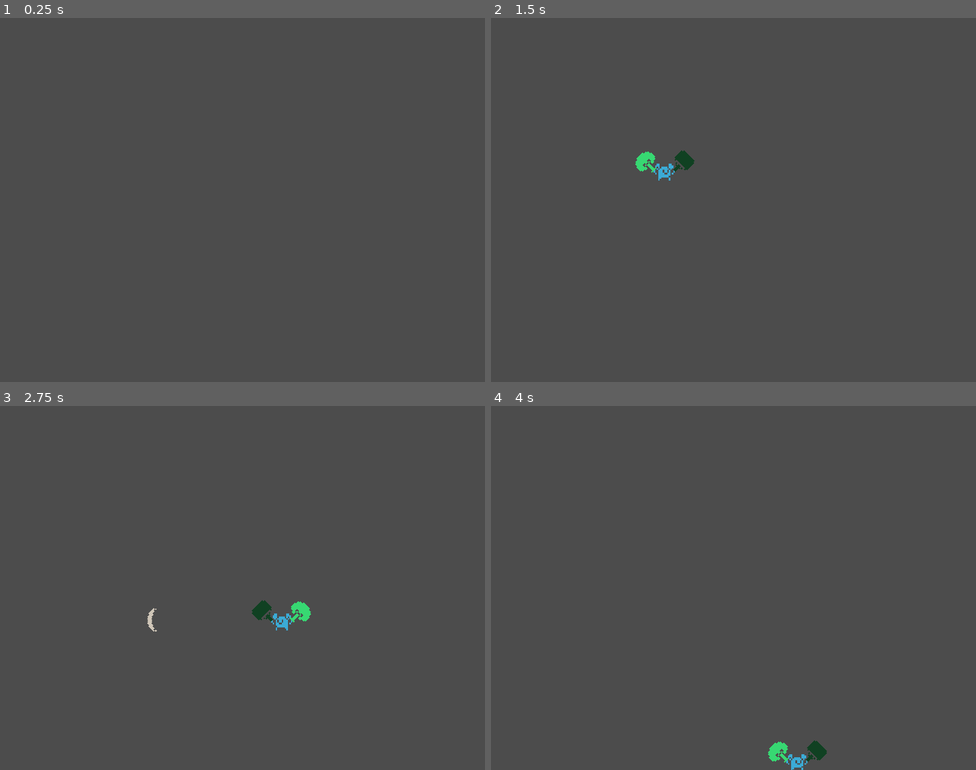
Above: before the commit, frames 1-4 (two rows, left to right).
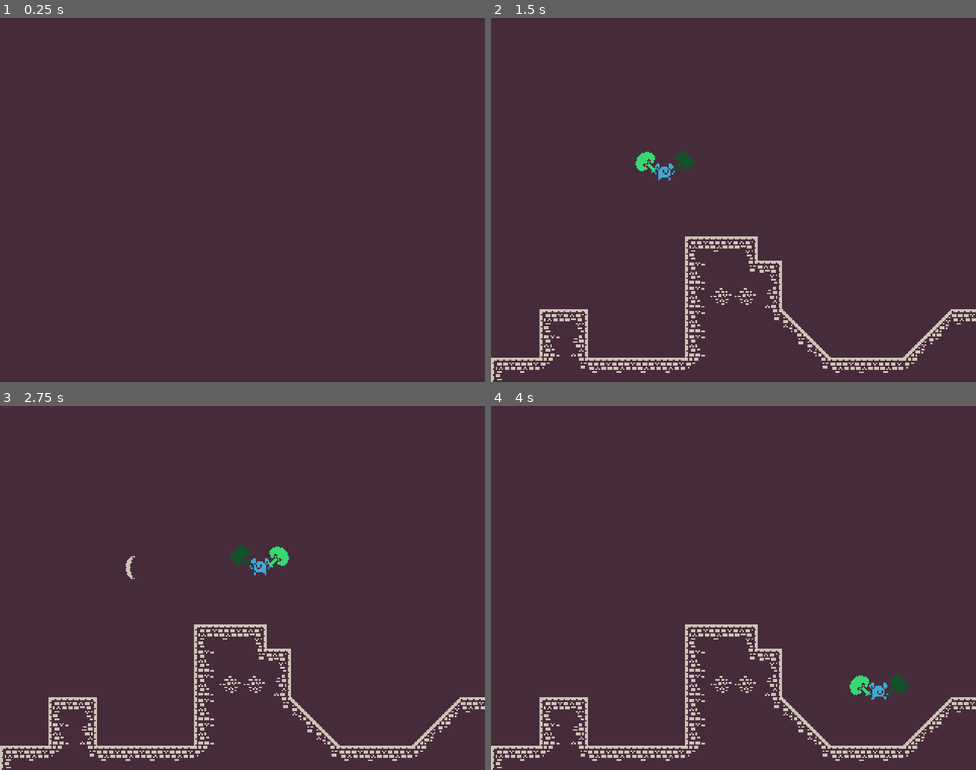
Above: after the commit, the same moments.

Repository: BasicLich/MizJam01
Game: Godot game, scene res://Main.tscn
The game is run twice, just before and just after one commit, with the same random seed, the same clock (stepped at 60 frames per second) and the same inputs.
Inputs:
- Up to frame 1 (0.25 s): no input
- Up to frame 2 (1.5 s): tap Enter (ui_accept) at 0.5, 0.8, 1.35 s; hold Right (ui_right) from 0.53 s (still down); tap X (attack) at 0.6 s; tap Z (jump, bound only after the commit) at 0.77, 1.07 s
- Up to frame 3 (2.75 s): tap Z (jump, bound only after the commit) at 1.52, 1.55, 1.82, 2.1 s; release Right (ui_right) at 2.03 s; hold Left (ui_left) from 2.03 s (still down); tap X (attack) at 2.3 s
- Up to frame 4 (4 s): release Left (ui_left) at 2.78 s; hold Right (ui_right) from 2.78 s (still down); tap X (attack) at 2.85 s; tap Z (jump, bound only after the commit) at 3.02, 3.32, 3.77, 3.8 s; tap Enter (ui_accept) at 3.05, 3.6 s

The runs differ from the first frame. In frame 1, 100% of the frame differs, in the area x 0-100%, y 0-100%; in frame 2, 100%; in frame 3, 100%; in frame 4, 100%.

Commit message:
Added tileset. Added downwards fan strike.

Diff:
--- a/Gameplay.tscn
+++ b/Gameplay.tscn
@@ -1,20 +1,19 @@
 [gd_scene load_steps=3 format=2]
 
 [ext_resource path="res://Player/Player.tscn" type="PackedScene" id=1]
-
-[sub_resource type="RectangleShape2D" id=1]
-extents = Vector2( 48, 16 )
+[ext_resource path="res://SharedAssets/MainTileset.tres" type="TileSet" id=2]
 
 [node name="Gameplay" type="Node2D"]
 __meta__ = {
 "_edit_lock_": true
 }
 
+[node name="TileMap" type="TileMap" parent="."]
+tile_set = ExtResource( 2 )
+cell_size = Vector2( 16, 16 )
+cell_quadrant_size = 8
+format = 1
+tile_data = PoolIntArray( 589832, 0, 0, 589833, 0, 1, 589834, 0, 2, 655368, 0, 65536, 655369, 0, 131075, 655370, 0, 65539, 655371, 0, 2, 720904, 0, 65536, 720905, 0, 65537, 720906, 0, 65537, 720907, 0, 65538, 786434, 0, 0, 786435, 0, 2, 786440, 0, 65536, 786443, 0, 65539, 786444, 2, 0, 786450, 1, 0, 786451, 0, 1, 851970, 0, 65536, 851971, 0, 65538, 851976, 0, 65536, 851980, 0, 65539, 851981, 2, 0, 851985, 1, 0, 851986, 0, 65540, 917504, 0, 0, 917505, 0, 1, 917506, 0, 65540, 917507, 0, 65539, 917508, 0, 1, 917509, 0, 1, 917510, 0, 1, 917511, 0, 1, 917512, 0, 65540, 917517, 0, 65539, 917518, 0, 1, 917519, 0, 1, 917520, 0, 1, 917521, 0, 65540 )
+
 [node name="Player" parent="." instance=ExtResource( 1 )]
 position = Vector2( 114.023, 49.1369 )
-
-[node name="StaticBody2D" type="StaticBody2D" parent="."]
-position = Vector2( 96, 136 )
-
-[node name="CollisionShape2D" type="CollisionShape2D" parent="StaticBody2D"]
-shape = SubResource( 1 )
--- a/Player/Player.gd
+++ b/Player/Player.gd
@@ -5,7 +5,7 @@
 	"down": "ui_down",
 	"left": "ui_left",
 	"right": "ui_right",
-	"jump": "ui_accept",
+	"jump": "jump",
 	"attack": "attack"
 }
 
@@ -13,8 +13,10 @@
 
 const WindGust = preload("res://Player/WindGust.tscn")
 
+const SNAP = Vector2(0, 12)
 const MAX_FALL_SPEED = 148
 const FAN_STRIKE_RECOIL_SPEED = 256
+const FAN_STRIKE_VERTICAL_RECOIL_SPEED = 164
 onready var gravity = 10
 onready var speed = 72
 onready var jump_speed = 200
@@ -22,12 +24,14 @@
 
 onready var velocity = Vector2()
 onready var face_direction = 1
+onready var strike_dir = Vector2()
 
 onready var state_machine = $StateMachine
 onready var animation_player = $AnimationPlayer
 onready var body = $Body
 onready var fan_strike_timer = $FanStrikeTimer
 onready var wind_slash_spawn = $Body/WindSlashSpawn
+onready var wind_slash_spawn_down = $Body/WindSlashSpawnDown
 onready var attack_cooldown_timer = $AttackCooldownTimer
 
 func _ready():
@@ -44,7 +48,10 @@
 
 	# Stop vertical movement during fan strike
 	if state_machine.state == state_machine.States.FAN_STRIKE:
-		velocity.y = 0
+		if strike_dir == Vector2.DOWN:
+			velocity.x = 0
+		else:
+			velocity.y = 0
 
 	# Movement
 	if can_move():
@@ -64,7 +71,11 @@
 		if can_jump():
 			jump()
 
-	velocity.y = move_and_slide(velocity, Vector2.UP).y
+	if state_machine.state == state_machine.States.JUMP \
+			or strike_dir == Vector2.DOWN:
+		velocity.y = move_and_slide(velocity, Vector2.UP, true).y
+	else:
+		velocity.y = move_and_slide_with_snap(velocity, SNAP, Vector2.UP, true).y
 
 	# Limit fall speed
 	if velocity.y > MAX_FALL_SPEED:
@@ -85,21 +96,32 @@
 		and attack_cooldown_timer.is_stopped()
 
 func fan_strike():
-	state_machine.set_state(state_machine.States.FAN_STRIKE)
 	fan_strike_timer.start()
 	attack_cooldown_timer.start()
 	var wind_slash = WindGust.instance()
 	get_parent().add_child(wind_slash)
-	wind_slash.global_position = wind_slash_spawn.global_position
-	var slash_speed = 212
-	if face_direction == 1:
-		velocity.x = -FAN_STRIKE_RECOIL_SPEED
-		wind_slash.rotation = deg2rad(45)
-		wind_slash.set_velocity(slash_speed, 0)
+	if Input.is_action_pressed(input_controls["down"]):
+		strike_dir = Vector2.DOWN
+		wind_slash.global_position = wind_slash_spawn_down.global_position
+		wind_slash.rotation = deg2rad(135)
+		var slash_speed = 172
+		wind_slash.set_velocity(0, slash_speed)
+		velocity.x = 0
+		velocity.y = -FAN_STRIKE_VERTICAL_RECOIL_SPEED
 	else:
-		velocity.x = FAN_STRIKE_RECOIL_SPEED
-		wind_slash.rotation = deg2rad(-135)
-		wind_slash.set_velocity(-slash_speed, 0)
+		wind_slash.global_position = wind_slash_spawn.global_position
+		var slash_speed = 212
+		if face_direction == 1:
+			strike_dir = Vector2.RIGHT
+			velocity.x = -FAN_STRIKE_RECOIL_SPEED
+			wind_slash.rotation = deg2rad(45)
+			wind_slash.set_velocity(slash_speed, 0)
+		else:
+			strike_dir = Vector2.LEFT
+			velocity.x = FAN_STRIKE_RECOIL_SPEED
+			wind_slash.rotation = deg2rad(-135)
+			wind_slash.set_velocity(-slash_speed, 0)
+	state_machine.set_state(state_machine.States.FAN_STRIKE)
 
 func get_gravity() -> float:
 	var g = gravity
@@ -126,4 +148,4 @@
 	return not jump_grace_timer.is_stopped()
 
 func _on_FanStrikeTimer_timeout():
-	state_machine.set_state(state_machine.States.IDLE)
+	state_machine.set_state(state_machine.States.FALL)
--- a/Player/Player.tscn
+++ b/Player/Player.tscn
@@ -223,8 +223,95 @@
 "values": [ Vector2( 6, 4 ), Vector2( 5, 5 ) ]
 }
 
-[sub_resource type="Animation" id=3]
-resource_name = "idle"
+[sub_resource type="Animation" id=7]
+resource_name = "fan_strike_down"
+length = 0.4
+tracks/0/type = "value"
+tracks/0/path = NodePath("Body/RightHand:position")
+tracks/0/interp = 1
+tracks/0/loop_wrap = true
+tracks/0/imported = false
+tracks/0/enabled = true
+tracks/0/keys = {
+"times": PoolRealArray( 0, 0.4 ),
+"transitions": PoolRealArray( 1, 1 ),
+"update": 1,
+"values": [ Vector2( 0, 6 ), Vector2( 5, 5 ) ]
+}
+tracks/1/type = "value"
+tracks/1/path = NodePath("Body/RightHand/RightFan:position")
+tracks/1/interp = 1
+tracks/1/loop_wrap = true
+tracks/1/imported = false
+tracks/1/enabled = true
+tracks/1/keys = {
+"times": PoolRealArray( 0, 0.4 ),
+"transitions": PoolRealArray( 1, 1 ),
+"update": 1,
+"values": [ Vector2( 0, 6 ), Vector2( 5, -5 ) ]
+}
+tracks/2/type = "value"
+tracks/2/path = NodePath("Body/RightHand/RightFan:rotation_degrees")
+tracks/2/interp = 1
+tracks/2/loop_wrap = true
+tracks/2/imported = false
+tracks/2/enabled = true
+tracks/2/keys = {
+"times": PoolRealArray( 0, 0.4 ),
+"transitions": PoolRealArray( 1, 1 ),
+"update": 1,
+"values": [ 180.0, 45.0 ]
+}
+tracks/3/type = "value"
+tracks/3/path = NodePath("Body/LeftHand:position")
+tracks/3/interp = 1
+tracks/3/loop_wrap = true
+tracks/3/imported = false
+tracks/3/enabled = true
+tracks/3/keys = {
+"times": PoolRealArray( 0, 0.4 ),
+"transitions": PoolRealArray( 1, 1 ),
+"update": 1,
+"values": [ Vector2( 0, 8 ), Vector2( -6, 5 ) ]
+}
+tracks/4/type = "value"
+tracks/4/path = NodePath("Body/LeftHand/LeftFan:position")
+tracks/4/interp = 1
+tracks/4/loop_wrap = true
+tracks/4/imported = false
+tracks/4/enabled = true
+tracks/4/keys = {
+"times": PoolRealArray( 0, 0.4 ),
+"transitions": PoolRealArray( 1, 1 ),
+"update": 1,
+"values": [ Vector2( 0, 4 ), Vector2( -4, -5 ) ]
+}
+tracks/5/type = "value"
+tracks/5/path = NodePath("Body/LeftHand/LeftFan:rotation_degrees")
+tracks/5/interp = 1
+tracks/5/loop_wrap = true
+tracks/5/imported = false
+tracks/5/enabled = true
+tracks/5/keys = {
+"times": PoolRealArray( 0, 0.4 ),
+"transitions": PoolRealArray( 1, 1 ),
+"update": 1,
+"values": [ -180.0, -45.0 ]
+}
+tracks/6/type = "value"
+tracks/6/path = NodePath("Body/Sprite:frame")
+tracks/6/interp = 1
+tracks/6/loop_wrap = true
+tracks/6/imported = false
+tracks/6/enabled = true
+tracks/6/keys = {
+"times": PoolRealArray( 0 ),
+"transitions": PoolRealArray( 1 ),
+"update": 1,
+"values": [ 0 ]
+}
+
+[sub_resource type="Animation" id=4]
 length = 0.1
 loop = true
 tracks/0/type = "value"
@@ -348,8 +435,7 @@
 "values": [ 45.0 ]
 }
 
-[sub_resource type="Animation" id=4]
-resource_name = "jump"
+[sub_resource type="Animation" id=5]
 length = 0.1
 loop = true
 tracks/0/type = "value"
@@ -473,8 +559,7 @@
 "values": [ -45.0 ]
 }
 
-[sub_resource type="Animation" id=5]
-resource_name = "run"
+[sub_resource type="Animation" id=6]
 length = 0.4
 loop = true
 tracks/0/type = "value"
@@ -621,7 +706,7 @@
 region_rect = Rect2( 1, 12, 2, 2 )
 
 [node name="RightFan" type="Sprite" parent="Body/RightHand"]
-modulate = Color( 0.301961, 0.301961, 0.301961, 1 )
+modulate = Color( 0.372549, 0.372549, 0.372549, 1 )
 position = Vector2( 5, -5 )
 rotation = 0.785398
 texture = ExtResource( 5 )
@@ -640,12 +725,16 @@
 [node name="WindSlashSpawn" type="Position2D" parent="Body"]
 position = Vector2( 14, 4 )
 
+[node name="WindSlashSpawnDown" type="Position2D" parent="Body"]
+position = Vector2( 0, 16 )
+
 [node name="AnimationPlayer" type="AnimationPlayer" parent="."]
 anims/fall = SubResource( 2 )
-anims/fan_strike = SubResource( 6 )
-anims/idle = SubResource( 3 )
-anims/jump = SubResource( 4 )
-anims/run = SubResource( 5 )
+anims/fan_strike = SubResource( 3 )
+anims/fan_strike_down = SubResource( 7 )
+anims/idle = SubResource( 4 )
+anims/jump = SubResource( 5 )
+anims/run = SubResource( 6 )
 
 [node name="StateMachine" type="Node" parent="."]
 script = ExtResource( 3 )
@@ -659,6 +748,6 @@
 one_shot = true
 
 [node name="AttackCooldownTimer" type="Timer" parent="."]
-wait_time = 0.5
+wait_time = 0.6
 one_shot = true
 [connection signal="timeout" from="FanStrikeTimer" to="." method="_on_FanStrikeTimer_timeout"]
--- a/Player/PlayerFSM.gd
+++ b/Player/PlayerFSM.gd
@@ -47,7 +47,15 @@
 			if old_state == States.IDLE or old_state == States.RUN:
 				actor.jump_grace_timer.start()
 		States.FAN_STRIKE:
-			actor.animation_player.play("fan_strike")
+			if actor.strike_dir == Vector2.DOWN:
+				actor.animation_player.play("fan_strike_down")
+			else:
+				actor.animation_player.play("fan_strike")
+
+func _exit_state(old_state, _new_state):
+	match old_state:
+		States.FAN_STRIKE:
+			actor.strike_dir = Vector2.ZERO
 
 func is_in_moving_state() -> bool:
 	return state in CONTROLLABLE_STATES
--- /dev/null
+++ b/SharedAssets/MainTileset.tres
@@ -0,0 +1,206 @@
+[gd_resource type="TileSet" load_steps=15 format=2]
+
+[ext_resource path="res://SharedAssets/main_tiles.png" type="Texture" id=1]
+
+[sub_resource type="ConvexPolygonShape2D" id=3]
+points = PoolVector2Array( 16, 16, 0, 16, 0, 0, 16, 0 )
+
+[sub_resource type="ConvexPolygonShape2D" id=4]
+points = PoolVector2Array( 16, 16, 0, 16, 0, 0, 16, 0 )
+
+[sub_resource type="ConvexPolygonShape2D" id=5]
+points = PoolVector2Array( 16, 16, 0, 16, 0, 0, 16, 0 )
+
+[sub_resource type="ConvexPolygonShape2D" id=6]
+points = PoolVector2Array( 16, 16, 0, 16, 0, 0, 16, 0 )
+
+[sub_resource type="ConvexPolygonShape2D" id=7]
+points = PoolVector2Array( 0, 0, 16, 0, 16, 16, 0, 16 )
+
+[sub_resource type="ConvexPolygonShape2D" id=8]
+points = PoolVector2Array( 16, 16, 0, 16, 0, 0, 16, 0 )
+
+[sub_resource type="ConvexPolygonShape2D" id=9]
+points = PoolVector2Array( 16, 16, 0, 16, 0, 0, 16, 0 )
+
+[sub_resource type="ConvexPolygonShape2D" id=10]
+points = PoolVector2Array( 16, 16, 0, 16, 0, 0, 16, 0 )
+
+[sub_resource type="ConvexPolygonShape2D" id=11]
+points = PoolVector2Array( 16, 16, 0, 16, 0, 0, 16, 0 )
+
+[sub_resource type="ConvexPolygonShape2D" id=12]
+points = PoolVector2Array( 0, 16, 16, 0, 16, 16 )
+
+[sub_resource type="ConvexPolygonShape2D" id=13]
+points = PoolVector2Array( 0, 16, 0, 0, 16, 16 )
+
+[sub_resource type="ConvexPolygonShape2D" id=14]
+points = PoolVector2Array( 16, 16, 0, 0, 16, 0 )
+
+[sub_resource type="ConvexPolygonShape2D" id=15]
+points = PoolVector2Array( 0, 0, 16, 0, 0, 16 )
+
+[resource]
+0/name = "autotile"
+0/texture = ExtResource( 1 )
+0/tex_offset = Vector2( 0, 0 )
+0/modulate = Color( 1, 1, 1, 1 )
+0/region = Rect2( 0, 0, 80, 48 )
+0/tile_mode = 1
+0/autotile/bitmask_mode = 0
+0/autotile/bitmask_flags = [ Vector2( 0, 0 ), 256, Vector2( 0, 1 ), 260, Vector2( 0, 2 ), 4, Vector2( 1, 0 ), 320, Vector2( 1, 1 ), 325, Vector2( 1, 2 ), 5, Vector2( 2, 0 ), 64, Vector2( 2, 1 ), 65, Vector2( 2, 2 ), 1, Vector2( 3, 0 ), 69, Vector2( 3, 1 ), 321, Vector2( 3, 2 ), 325, Vector2( 4, 0 ), 261, Vector2( 4, 1 ), 324 ]
+0/autotile/icon_coordinate = Vector2( 0, 0 )
+0/autotile/tile_size = Vector2( 16, 16 )
+0/autotile/spacing = 0
+0/autotile/occluder_map = [  ]
+0/autotile/navpoly_map = [  ]
+0/autotile/priority_map = [  ]
+0/autotile/z_index_map = [  ]
+0/occluder_offset = Vector2( 0, 0 )
+0/navigation_offset = Vector2( 0, 0 )
+0/shape_offset = Vector2( 0, 0 )
+0/shape_transform = Transform2D( 1, 0, 0, 1, 0, 0 )
+0/shape = SubResource( 3 )
+0/shape_one_way = false
+0/shape_one_way_margin = 1.0
+0/shapes = [ {
+"autotile_coord": Vector2( 0, 0 ),
+"one_way": false,
+"one_way_margin": 1.0,
+"shape": SubResource( 3 ),
+"shape_transform": Transform2D( 1, 0, 0, 1, 0, 0 )
+}, {
+"autotile_coord": Vector2( 1, 0 ),
+"one_way": false,
+"one_way_margin": 1.0,
+"shape": SubResource( 4 ),
+"shape_transform": Transform2D( 1, 0, 0, 1, 0, 0 )
+}, {
+"autotile_coord": Vector2( 2, 0 ),
+"one_way": false,
+"one_way_margin": 1.0,
+"shape": SubResource( 5 ),
+"shape_transform": Transform2D( 1, 0, 0, 1, 0, 0 )
+}, {
+"autotile_coord": Vector2( 0, 1 ),
+"one_way": false,
+"one_way_margin": 1.0,
+"shape": SubResource( 6 ),
+"shape_transform": Transform2D( 1, 0, 0, 1, 0, 0 )
+}, {
+"autotile_coord": Vector2( 0, 1 ),
+"one_way": false,
+"one_way_margin": 1.0,
+"shape": SubResource( 7 ),
+"shape_transform": Transform2D( 1, 0, 0, 1, 0, 0 )
+}, {
+"autotile_coord": Vector2( 0, 2 ),
+"one_way": false,
+"one_way_margin": 1.0,
+"shape": SubResource( 8 ),
+"shape_transform": Transform2D( 1, 0, 0, 1, 0, 0 )
+}, {
+"autotile_coord": Vector2( 1, 2 ),
+"one_way": false,
+"one_way_margin": 1.0,
+"shape": SubResource( 9 ),
+"shape_transform": Transform2D( 1, 0, 0, 1, 0, 0 )
+}, {
+"autotile_coord": Vector2( 2, 2 ),
+"one_way": false,
+"one_way_margin": 1.0,
+"shape": SubResource( 10 ),
+"shape_transform": Transform2D( 1, 0, 0, 1, 0, 0 )
+}, {
+"autotile_coord": Vector2( 2, 1 ),
+"one_way": false,
+"one_way_margin": 1.0,
+"shape": SubResource( 11 ),
+"shape_transform": Transform2D( 1, 0, 0, 1, 0, 0 )
+} ]
+0/z_index = 0
+1/name = "slope_topleft"
+1/texture = ExtResource( 1 )
+1/tex_offset = Vector2( 0, 0 )
+1/modulate = Color( 1, 1, 1, 1 )
+1/region = Rect2( 80, 0, 16, 16 )
+1/tile_mode = 0
+1/occluder_offset = Vector2( 0, 0 )
+1/navigation_offset = Vector2( 0, 0 )
+1/shape_offset = Vector2( 0, 0 )
+1/shape_transform = Transform2D( 1, 0, 0, 1, 0, 0 )
+1/shape = SubResource( 12 )
+1/shape_one_way = false
+1/shape_one_way_margin = 1.0
+1/shapes = [ {
+"autotile_coord": Vector2( 0, 0 ),
+"one_way": false,
+"one_way_margin": 1.0,
+"shape": SubResource( 12 ),
+"shape_transform": Transform2D( 1, 0, 0, 1, 0, 0 )
+} ]
+1/z_index = 0
+2/name = "slope_topright"
+2/texture = ExtResource( 1 )
+2/tex_offset = Vector2( 0, 0 )
+2/modulate = Color( 1, 1, 1, 1 )
+2/region = Rect2( 96, 0, 16, 16 )
+2/tile_mode = 0
+2/occluder_offset = Vector2( 0, 0 )
+2/navigation_offset = Vector2( 0, 0 )
+2/shape_offset = Vector2( 0, 0 )
+2/shape_transform = Transform2D( 1, 0, 0, 1, 0, 0 )
+2/shape = SubResource( 13 )
+2/shape_one_way = false
+2/shape_one_way_margin = 1.0
+2/shapes = [ {
+"autotile_coord": Vector2( 0, 0 ),
+"one_way": false,
+"one_way_margin": 1.0,
+"shape": SubResource( 13 ),
+"shape_transform": Transform2D( 1, 0, 0, 1, 0, 0 )
+} ]
+2/z_index = 0
+3/name = "slope_bottomleft"
+3/texture = ExtResource( 1 )
+3/tex_offset = Vector2( 0, 0 )
+3/modulate = Color( 1, 1, 1, 1 )
+3/region = Rect2( 80, 16, 16, 16 )
+3/tile_mode = 0
+3/occluder_offset = Vector2( 0, 0 )
+3/navigation_offset = Vector2( 0, 0 )
+3/shape_offset = Vector2( 0, 0 )
+3/shape_transform = Transform2D( 1, 0, 0, 1, 0, 0 )
+3/shape = SubResource( 14 )
+3/shape_one_way = false
+3/shape_one_way_margin = 1.0
+3/shapes = [ {
+"autotile_coord": Vector2( 0, 0 ),
+"one_way": false,
+"one_way_margin": 1.0,
+"shape": SubResource( 14 ),
+"shape_transform": Transform2D( 1, 0, 0, 1, 0, 0 )
+} ]
+3/z_index = 0
+4/name = "slope_bottomright"
+4/texture = ExtResource( 1 )
+4/tex_offset = Vector2( 0, 0 )
+4/modulate = Color( 1, 1, 1, 1 )
+4/region = Rect2( 96, 16, 16, 16 )
+4/tile_mode = 0
+4/occluder_offset = Vector2( 0, 0 )
+4/navigation_offset = Vector2( 0, 0 )
+4/shape_offset = Vector2( 0, 0 )
+4/shape_transform = Transform2D( 1, 0, 0, 1, 0, 0 )
+4/shape = SubResource( 15 )
+4/shape_one_way = false
+4/shape_one_way_margin = 1.0
+4/shapes = [ {
+"autotile_coord": Vector2( 0, 0 ),
+"one_way": false,
+"one_way_margin": 1.0,
+"shape": SubResource( 15 ),
+"shape_transform": Transform2D( 1, 0, 0, 1, 0, 0 )
+} ]
+4/z_index = 0
--- a/project.godot
+++ b/project.godot
@@ -33,7 +33,13 @@
 "events": [ Object(InputEventKey,"resource_local_to_scene":false,"resource_name":"","device":0,"alt":false,"shift":false,"control":false,"meta":false,"command":false,"pressed":false,"scancode":88,"unicode":0,"echo":false,"script":null)
  ]
 }
+jump={
+"deadzone": 0.5,
+"events": [ Object(InputEventKey,"resource_local_to_scene":false,"resource_name":"","device":0,"alt":false,"shift":false,"control":false,"meta":false,"command":false,"pressed":false,"scancode":90,"unicode":0,"echo":false,"script":null)
+ ]
+}
 
 [rendering]
 
+environment/default_clear_color=Color( 0.278431, 0.176471, 0.235294, 1 )
 environment/default_environment="res://default_env.tres"
Not shown: 2 places in Player/Player.tscn that only renumber resources
Binary file added: SharedAssets/main_tiles.png
Not shown, added: SharedAssets/main_tiles.png.import
